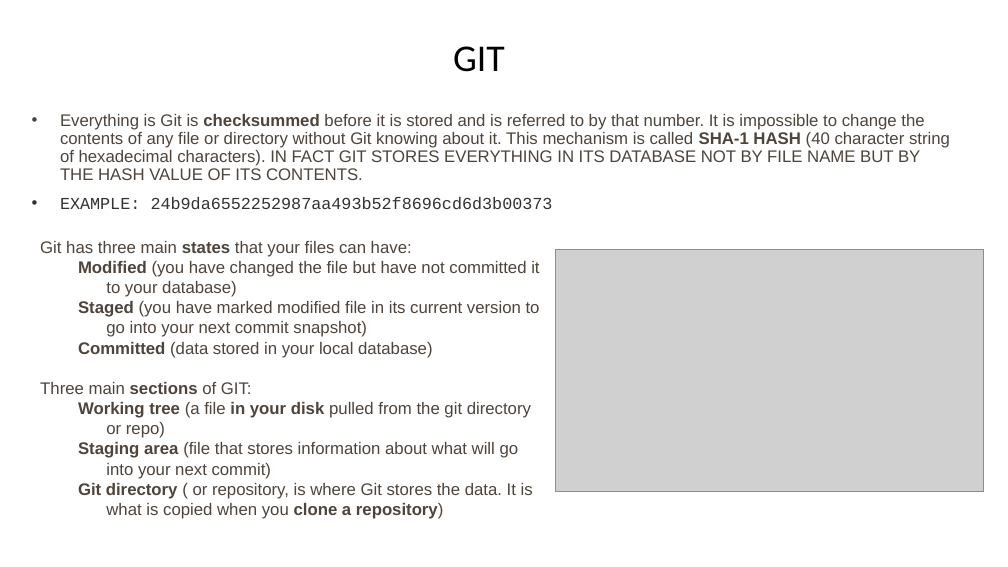
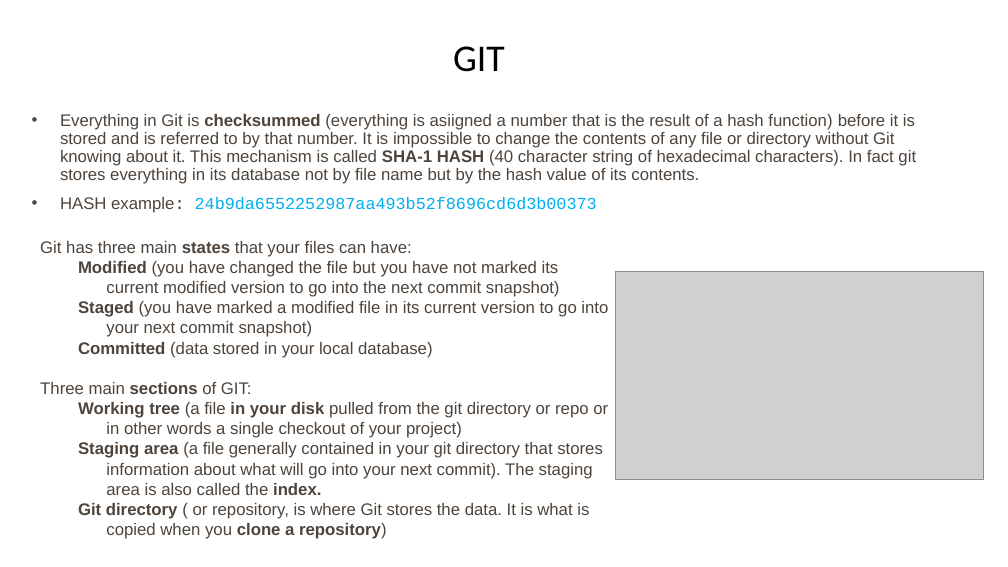
Before and after one commit to imarag/tutorials_content_imarag, a slide deck: slide 4 of GIT_tutorial.pptx (slide 3 before the commit). Drawn at 1008x567 pixels with LibreOffice and Linux fonts; fonts in the diff are those of the drawing; grey boxes stand for pictures. Boxes give left, top, right and bottom in pixels: in the first picture for what was removed or moved away, otherwise in the second. Text is boxed around its words. In the diff, an @@ line names an element or a change of style, - is before the commit and + after.

```diff
--- a/GIT_tutorial.pptx
+++ b/GIT_tutorial.pptx
@@ text at <box>60,114,916,213</box>: text changed @@
-• Everything is Git is checksummed before it is stored and is referred to by that number. It is impossible to change the contents of any file or directory without Git knowing about it. This mechanism is called SHA-1 HASH (40 character string of hexadecimal characters). IN FACT GIT STORES EVERYTHING IN ITS DATABASE NOT BY FILE NAME BUT BY THE HASH VALUE OF ITS CONTENTS.
-• EXAMPLE: 24b9da6552252987aa493b52f8696cd6d3b00373
+• Everything in Git is checksummed (everything is asiigned a number that is the result of a hash function) before it is stored and is referred to by that number. It is impossible to change the contents of any file or directory without Git knowing about it. This mechanism is called SHA-1 HASH (40 character string of hexadecimal characters). In fact git stores everything in its database not by file name but by the hash value of its contents.
+• HASH example: 24b9da6552252987aa493b52f8696cd6d3b00373
@@ text at <box>78,261,608,337</box>: text changed @@
-  Modified (you have changed the file but have not committed it to your database)
-  Staged (you have marked modified file in its current version to go into your next commit snapshot)
+  Modified (you have changed the file but you have not marked its current modified version to go into the next commit snapshot)
+  Staged (you have marked a modified file in its current version to go into your next commit snapshot)
@@ picture: place and size @@
-picture at <box>555,250,984,492</box>
+picture at <box>616,271,985,479</box>
@@ text at <box>78,402,608,495</box>: text changed @@
-  Working tree (a file in your disk pulled from the git directory or repo)
-  Staging area (file that stores information about what will go into your next commit)
+  Working tree (a file in your disk pulled from the git directory or repo or in other words a single checkout of your project)
+  Staging area (a file generally contained in your git directory that stores information about what will go into your next commit). The staging area is also called the index.
```
Also in this commit, not shown: 26 other slides changed, 21 slides added, 2 slides removed, 1 other file.
